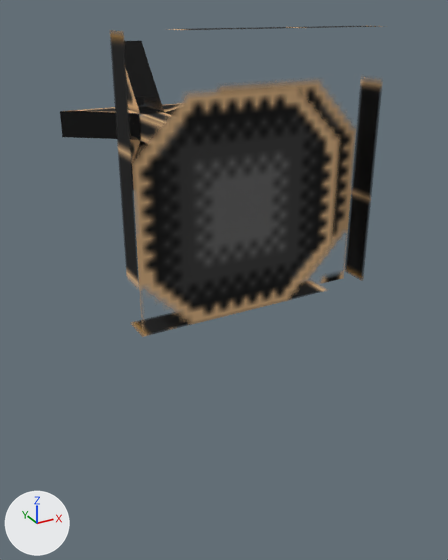
The OBJ model Art Assets/Models/pedestal.obj as it was, and as the next commit left it.
Both versions are drawn from a 50 mm lens placed at (-0.216, -0.584, 0.34), pointed at (0.205, 0.181, -0.043). Every picture has the same lights, and +X, +Y and +Z are marked at lower left. The older version comes first. Where no turn or scale is listed for an object, it has been applied to the vertices. Vertices at exactly the same position are counted once.
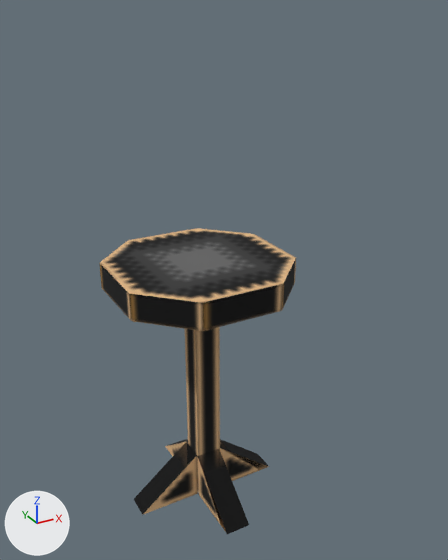
Changed parts and their boxes [x1, y1, x2, y2] in the pictures (448 x 560 px; the box of a moved part takes in the faces that stretch with it):
'Default', reshaped (39% narrower): before [60, 26, 386, 336]; after [99, 228, 296, 534]
part 1 of me_default, moved or reshaped: before [60, 107, 140, 140]; after [134, 442, 198, 515]
part 2 of me_default, moved or reshaped: before [125, 41, 164, 113]; after [165, 439, 188, 456]
part 3 of me_default, added: after [99, 228, 296, 331]
part 4 of me_default, added: after [185, 327, 269, 481]
part 5 of me_default, deleted: before [131, 103, 183, 144]
part 6 of me_default, deleted: before [131, 140, 149, 165]
part 7 of me_default, deleted: before [110, 26, 386, 336]
part 8 of me_default, added: after [198, 449, 249, 534]

Patch to the scene script:
```diff
--- a/Art Assets/Models/pedestal.obj.py
+++ b/Art Assets/Models/pedestal.obj.py
@@ me_default @@
 # used by ob_default; location = (0.0, 0.0, 0.0)
 # verts and faces of me_default; kept vertices keep their numbers, new ones are numbered from 48
 # before: 25 (0.0, 0.0, 0.0) at pixel (142, 337), 26 (0.32, 0.0, 0.32), 27 (0.0, 0.0, 0.32) at pixel (123, 31), 28 (0.32, 0.0, 0.0) at pixel (363, 281), 29 (0.32, 0.04, 0.32) at pixel (365, 25)
 # before: 30 (0.32, 0.04, 0.0) at pixel (344, 271), 31 (0.0, 0.04, 0.32) at pixel (109, 29), 32 (0.0, 0.04, 0.0) at pixel (129, 322), 33 (0.32, 0.04, -0.01) at pixel (343, 278), 34 (0.0, 0.04, -0.01)
-me_default.from_pydata(...)  # 48 vertices, 58 faces; spans x 0.0..0.32, y 0.0..0.41, z -0.01..0.32
+me_default.from_pydata(...)  # 1268 vertices, 2372 faces; spans x 0.027..0.287, y 0.04..0.3, z -0.41..0.003
+# me_default part 1: the loose piece of 7 vertices spanning x 0.038..0.138, y 0.33..0.41, z 0.152..0.192 is turned -90 degrees about the x axis through the mesh origin
+# me_default part 2: the loose piece of 7 vertices spanning x 0.14..0.18, y 0.33..0.41, z 0.192..0.292 is turned -90 degrees about the x axis through the mesh origin
+# me_default part 3: a new loose piece of 1234 vertices spanning x 0.027..0.287, y 0.04..0.3, z -0.037..0.003, in mat_0
+# me_default part 4: a new loose piece of 13 vertices spanning x 0.14..0.28, y 0.15..0.19, z -0.41..-0.04, in mat_0
+# me_default part 5: the loose piece of 13 vertices spanning x 0.14..0.28, y 0.04..0.41, z 0.15..0.19 is deleted
+# me_default part 6: the loose piece of 7 vertices spanning x 0.138..0.178, y 0.33..0.41, z 0.05..0.15 is deleted
+# me_default part 7
+delete_vertices([*range(25, 35)])  # with the faces that use them
+# me_default part 8
+verts[48] = (0.138, 0.05, -0.41)  # pixel (227, 534)
+verts[49] = (0.138, 0.15, -0.41)  # pixel (198, 494)
+verts[50] = (0.138, 0.15, -0.33)  # pixel (197, 455)
+for new, old in zip([51, 52, 53], [48, 49, 50]): verts[new] = verts[old] + (0.04, 0.0, 0.0)
+verts[54] = (0.138, 0.07, -0.41)  # pixel (221, 525)
+faces += [(48, 50, 49), (48, 54, 50), (48, 53, 50), (48, 51, 53), (51, 52, 53), (49, 50, 52)]
+faces += [(50, 53, 52), (48, 49, 51), (49, 52, 51)]
+# other edits to the shape of me_default do not show in these pictures
 me_default.materials.append(mat_0)
```
